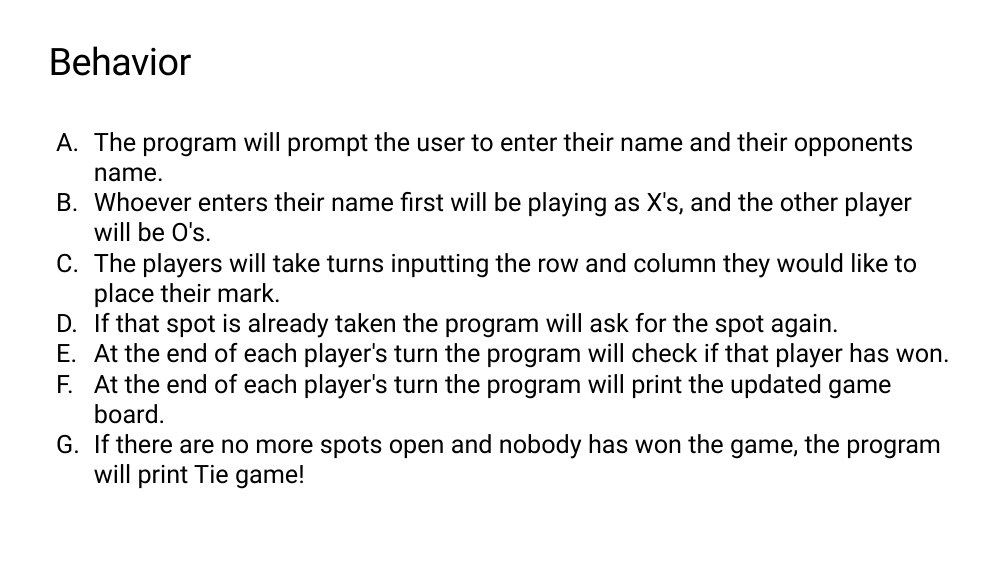
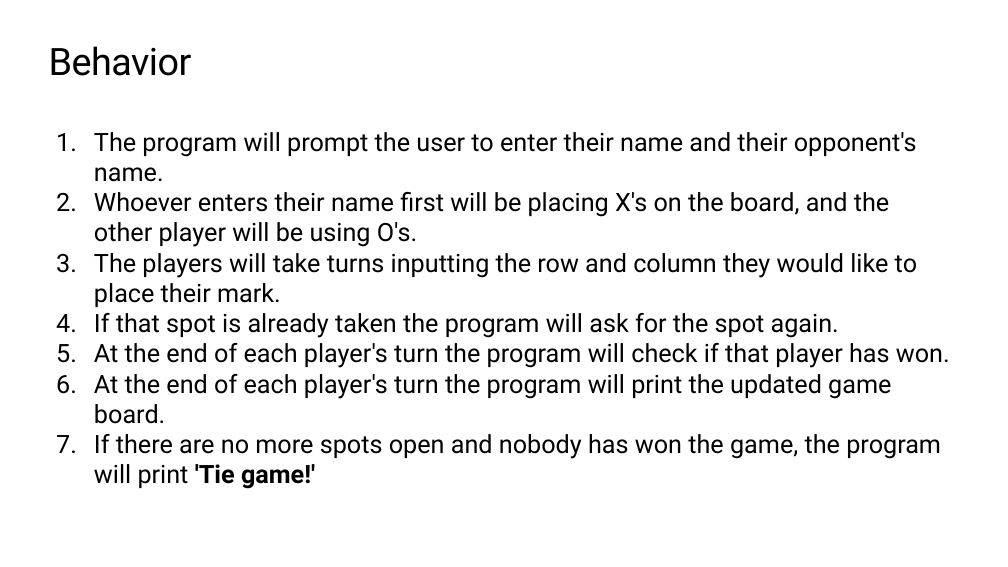
Before and after one commit to TEALSK12/2nd-semester-introduction-to-computer-science, a slide deck: slide 7 of units/4_unit/slidedecks/Intro Python 4.06 TEALS.pptx. Drawn at 1008x567 pixels with LibreOffice and Linux fonts; fonts in the diff are those of the drawing; background and template pictures are left out. Boxes give left, top, right and bottom in pixels: in the first picture for what was removed or moved away, otherwise in the second. Text is boxed around its words. In the diff, an @@ line names an element or a change of style, - is before the commit and + after.

```diff
--- a/units/4_unit/slidedecks/Intro Python 4.06 TEALS.pptx
+++ b/units/4_unit/slidedecks/Intro Python 4.06 TEALS.pptx
@@ text at box(94, 132, 917, 247): text changed @@
-A. The program will prompt the user to enter their name and their opponents name.
-B. Whoever enters their name first will be playing as X's, and the other player will be O's.
+1. The program will prompt the user to enter their name and their opponent's name.
+2. Whoever enters their name first will be placing X's on the board, and the other player will be using O's.
@@ text at box(94, 434, 941, 489): text changed @@
-G. If there are no more spots open and nobody has won the game, the program will print Tie game!
+7. If there are no more spots open and nobody has won the game, the program will print 'Tie game!'
```
Also in this commit, not shown: 6 other slides changed, 1 slide removed, 23 other files.
